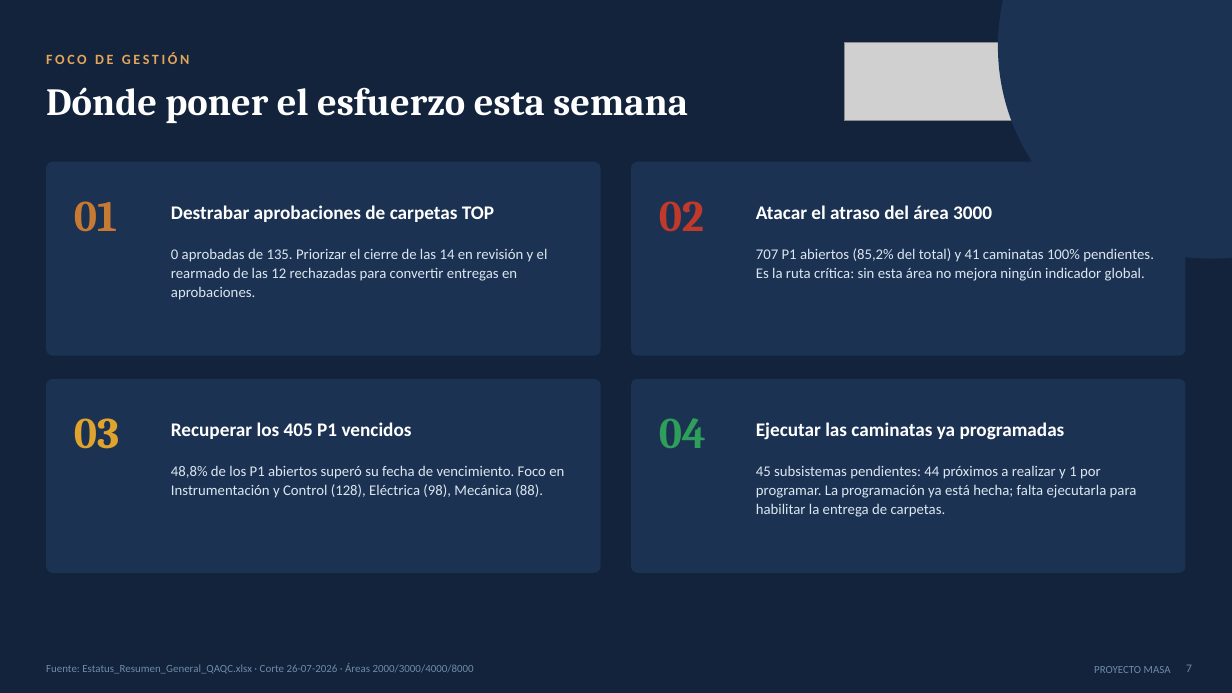
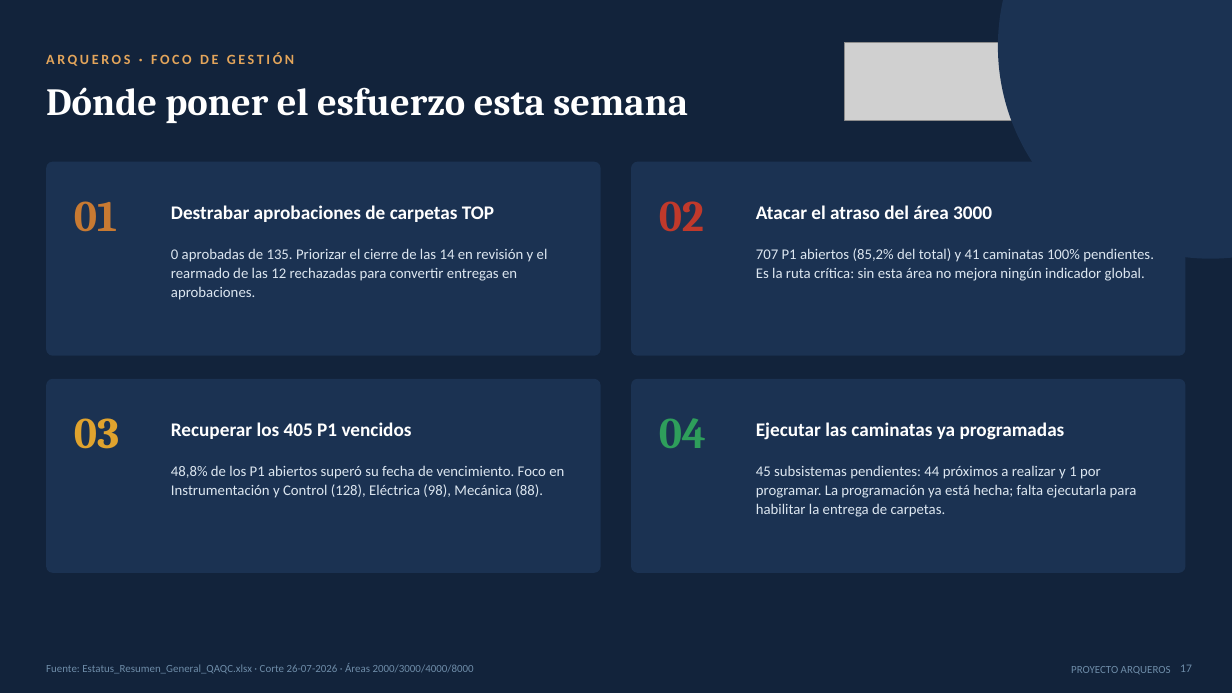
Before and after one commit to tdkvalex/Dashboard-HSEQ, a slide deck: slide 17 of panel_control_TOP_P1/Panel_Control_TOP_P1.pptx (slide 7 before the commit). Drawn at 1232x693 pixels with LibreOffice and Linux fonts; fonts in the diff are those of the drawing; grey boxes stand for pictures. Boxes give left, top, right and bottom in pixels: in the first picture for what was removed or moved away, otherwise in the second. Text is boxed around its words. In the diff, an @@ line names an element or a change of style, - is before the commit and + after.

```diff
--- a/panel_control_TOP_P1/Panel_Control_TOP_P1.pptx
+++ b/panel_control_TOP_P1/Panel_Control_TOP_P1.pptx
@@ text at box(46, 52, 294, 66): text changed @@
-FOCO DE GESTIÓN
+ARQUEROS · FOCO DE GESTIÓN
@@ text at box(1071, 666, 1171, 675): text changed @@
-PROYECTO MASA
+PROYECTO ARQUEROS
@@ text at box(1180, 664, 1192, 672): text changed @@
-7
+17
```
Also in this commit, not shown: 16 other slides changed, 7 other files.
